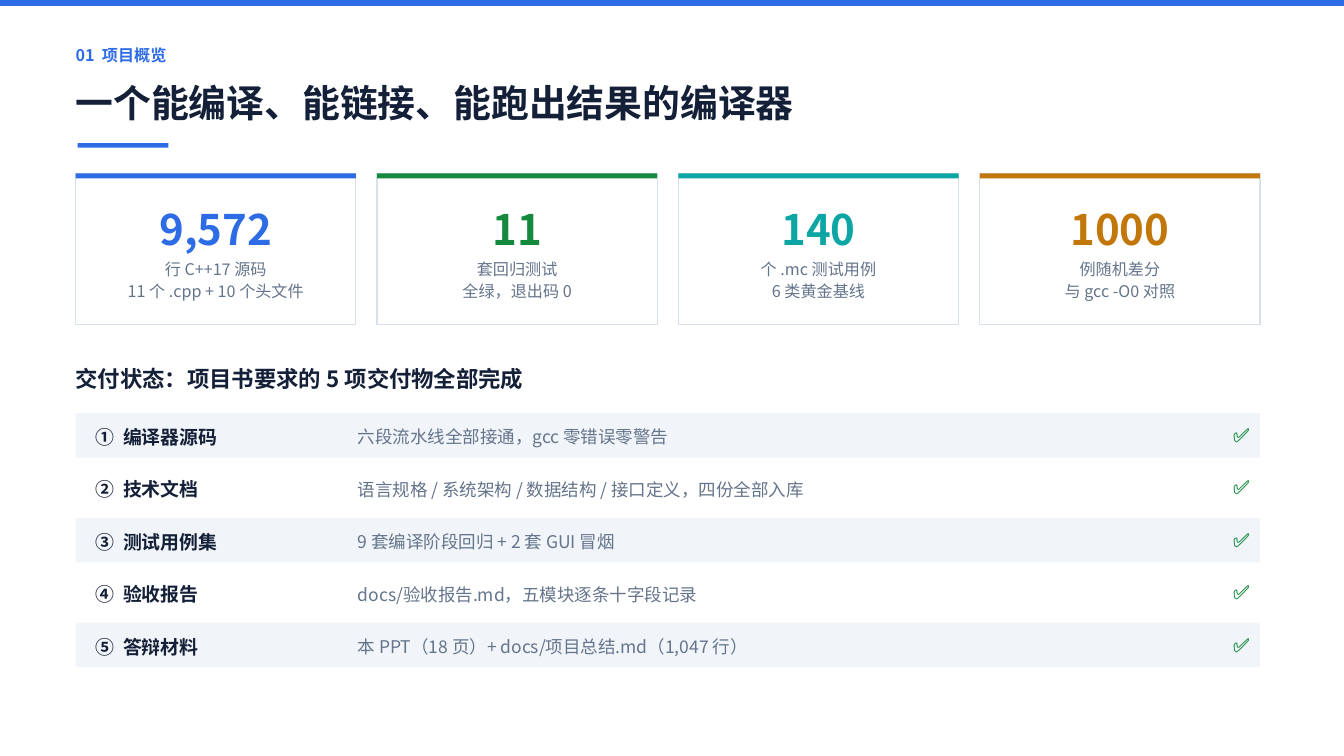
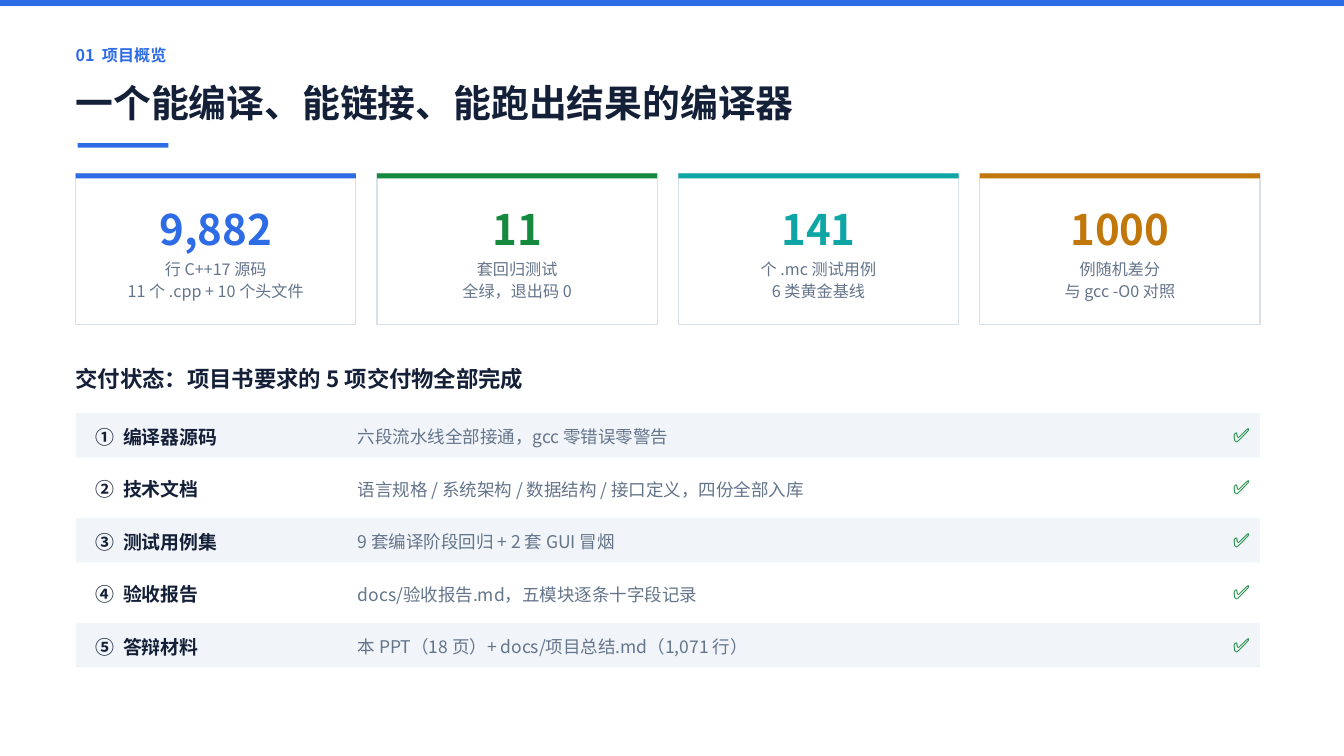
Before and after one commit to 9527-qincheng/MiniCCompiler, a slide deck: slide 2 of docs/MiniC编译器_答辩演示.pptx. Drawn at 1344x756 pixels with LibreOffice and Linux fonts; fonts in the diff are those of the drawing. Boxes give left, top, right and bottom in pixels: in the first picture for what was removed or moved away, otherwise in the second. Text is boxed around its words. In the diff, an @@ line names an element or a change of style, - is before the commit and + after.

```diff
--- a/docs/MiniC编译器_答辩演示.pptx
+++ b/docs/MiniC编译器_答辩演示.pptx
@@ text at [159, 213, 272, 254]: text changed @@
-9,572
+9,882
@@ text at [781, 214, 855, 245]: text changed @@
-140
+141
@@ text at [358, 638, 748, 656]: text changed @@
-本 PPT（18 页）+ docs/项目总结.md（1,047 行）
+本 PPT（18 页）+ docs/项目总结.md（1,071 行）
```
Also in this commit, not shown: 4 other slides changed, 9 other files.
